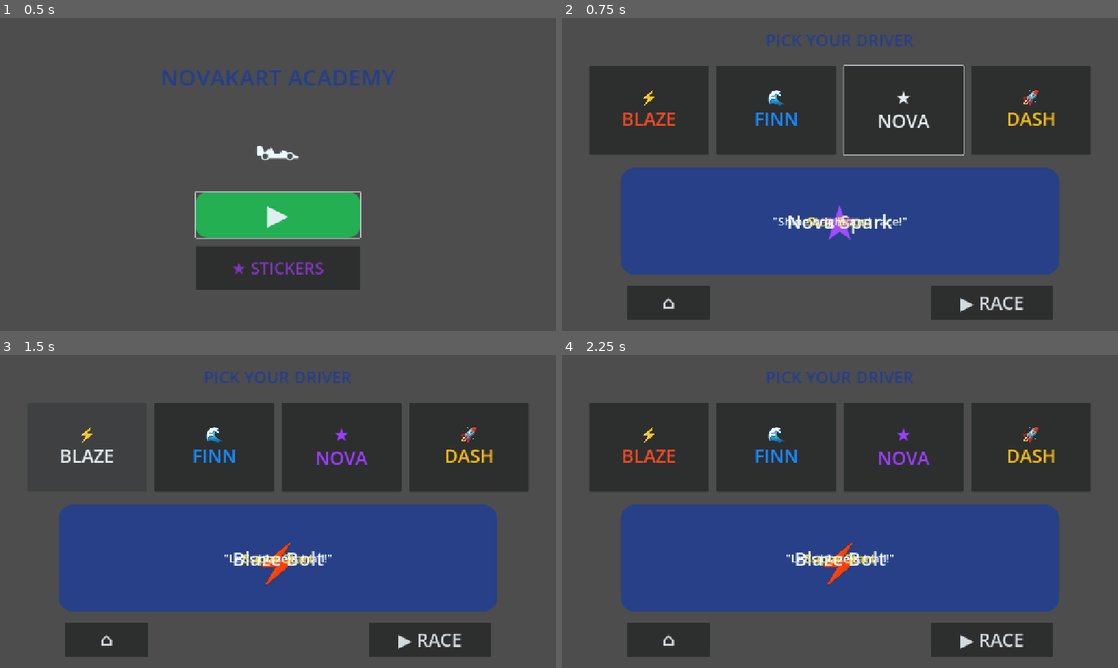
Above: before the commit, frames 1-4 (two rows, left to right).
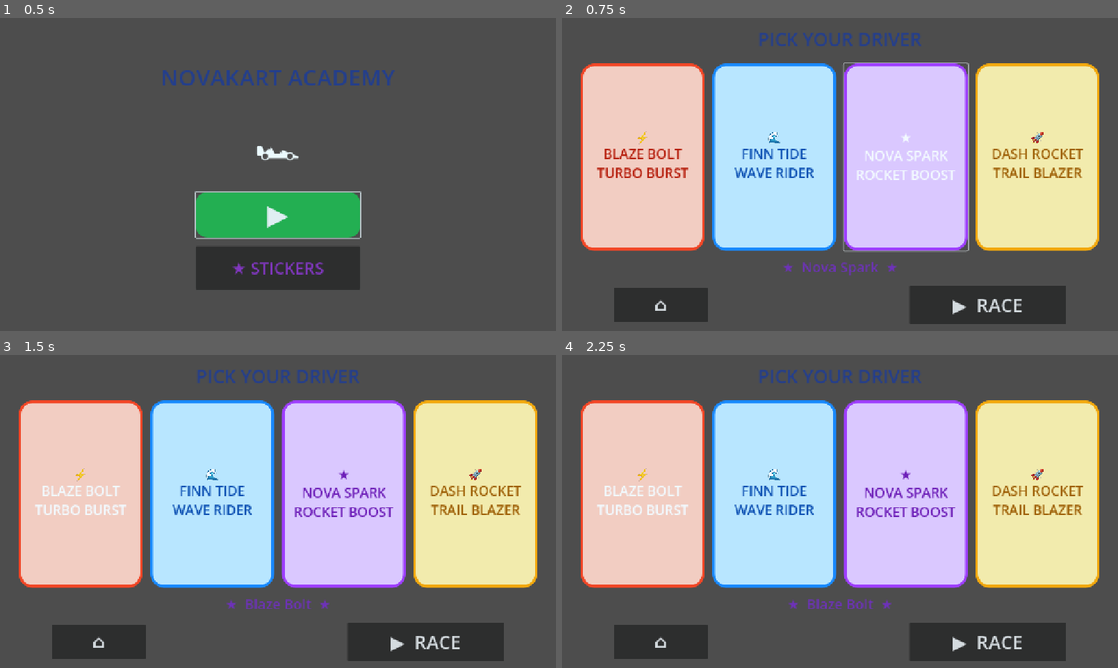
Above: after the commit, the same moments.

Repository: Bparker81597/Novakart-Academy
Game: Godot game, scene res://scenes/main/MainMenu.tscn
Two runs of this game, one before a commit and one after it. Both use one fixed random seed, a clock stepped at 60 frames per second and the inputs below.
Inputs (mouse positions are in pixels of both pictures, inside the frame that each line leads up to):
- Up to frame 1 (0.5 s): no input
- Up to frame 2 (0.75 s): click "▶" at 0.5 s
- Up to frame 3 (1.5 s): click (88, 448) at 1.25 s, where only the run before the commit has a clickable "⚡ BLAZE"
- Up to frame 4 (2.25 s): click (639, 492) at 2 s, where only the run after the commit has a clickable "⚡ BLAZE BOLT TURBO BURST"

Frame 1 is identical in both runs. In frame 2, 63% of the frame differs, in the area x 3-97%, y 4-98%; in frame 3, 63%; in frame 4, 63%.

Commit message:
Refine character select and saved driver HUD

Diff:
--- a/data/characters.json
+++ b/data/characters.json
@@ -4,7 +4,7 @@
       "id": "blaze_bolt",
       "name": "Blaze Bolt",
       "icon": "⚡",
-      "ability": "Super Start",
+      "ability": "Turbo Burst",
       "catchphrase": "Let's blaze a trail!",
       "color": "#ff563d",
       "greeting_audio": ""
@@ -13,7 +13,7 @@
       "id": "finn_tide",
       "name": "Finn Tide",
       "icon": "🌊",
-      "ability": "Smooth Steering",
+      "ability": "Wave Rider",
       "catchphrase": "Ride the wave!",
       "color": "#32a8ff",
       "greeting_audio": ""
@@ -22,7 +22,7 @@
       "id": "nova_spark",
       "name": "Nova Spark",
       "icon": "★",
-      "ability": "Star Boost",
+      "ability": "Rocket Boost",
       "catchphrase": "Shine bright and race!",
       "color": "#a94dff",
       "greeting_audio": ""
@@ -31,7 +31,7 @@
       "id": "dash_rocket",
       "name": "Dash Rocket",
       "icon": "🚀",
-      "ability": "Long Boost",
+      "ability": "Trail Blazer",
       "catchphrase": "Ready, set, zoom!",
       "color": "#ffc928",
       "greeting_audio": ""
--- a/scenes/main/CharacterSelect.tscn
+++ b/scenes/main/CharacterSelect.tscn
@@ -1,13 +1,54 @@
-[gd_scene load_steps=3 format=3]
+[gd_scene load_steps=6 format=3]
 
 [ext_resource path="res://scripts/ui/character_select.gd" type="Script" id="1"]
 
-[sub_resource type="StyleBoxFlat" id="ProfileStyle"]
-bg_color = Color(0.15, 0.25, 0.55, 0.92)
-corner_radius_top_left = 32
-corner_radius_top_right = 32
-corner_radius_bottom_right = 32
-corner_radius_bottom_left = 32
+[sub_resource type="StyleBoxFlat" id="BlazeStyle"]
+bg_color = Color(1, 0.82, 0.76, 1)
+border_width_left = 6
+border_width_top = 6
+border_width_right = 6
+border_width_bottom = 6
+border_color = Color(1, 0.28, 0.15, 1)
+corner_radius_top_left = 30
+corner_radius_top_right = 30
+corner_radius_bottom_right = 30
+corner_radius_bottom_left = 30
+
+[sub_resource type="StyleBoxFlat" id="FinnStyle"]
+bg_color = Color(0.76, 0.92, 1, 1)
+border_width_left = 6
+border_width_top = 6
+border_width_right = 6
+border_width_bottom = 6
+border_color = Color(0.1, 0.55, 1, 1)
+corner_radius_top_left = 30
+corner_radius_top_right = 30
+corner_radius_bottom_right = 30
+corner_radius_bottom_left = 30
+
+[sub_resource type="StyleBoxFlat" id="NovaStyle"]
+bg_color = Color(0.9, 0.8, 1, 1)
+border_width_left = 6
+border_width_top = 6
+border_width_right = 6
+border_width_bottom = 6
+border_color = Color(0.65, 0.25, 1, 1)
+corner_radius_top_left = 30
+corner_radius_top_right = 30
+corner_radius_bottom_right = 30
+corner_radius_bottom_left = 30
+
+[sub_resource type="StyleBoxFlat" id="DashStyle"]
+bg_color = Color(1, 0.94, 0.68, 1)
+border_width_left = 6
+border_width_top = 6
+border_width_right = 6
+border_width_bottom = 6
+border_color = Color(1, 0.67, 0.05, 1)
+corner_radius_top_left = 30
+corner_radius_top_right = 30
+corner_radius_bottom_right = 30
+corner_radius_bottom_left = 30
 
 [node name="CharacterSelect" type="Control"]
 layout_mode = 3
@@ -20,126 +61,95 @@
 script = ExtResource("1")
 
 [node name="Prompt" type="Label" parent="."]
-layout_mode = 1
-anchors_preset = 10
-anchor_right = 1.0
-offset_top = 24.0
+layout_mode = 0
+offset_top = 20.0
+offset_right = 1280.0
 offset_bottom = 82.0
-grow_horizontal = 2
 theme_override_colors/font_color = Color(0.15, 0.25, 0.55, 1)
-theme_override_font_sizes/font_size = 38
+theme_override_font_sizes/font_size = 42
 text = "PICK YOUR DRIVER"
 horizontal_alignment = 1
 
-[node name="Drivers" type="HBoxContainer" parent="."]
+[node name="CharacterCards" type="HBoxContainer" parent="."]
 layout_mode = 0
-offset_left = 45.0
-offset_top = 110.0
-offset_right = 1235.0
-offset_bottom = 315.0
+offset_left = 38.0
+offset_top = 105.0
+offset_right = 1242.0
+offset_bottom = 535.0
 theme_override_constants/separation = 18
 alignment = 1
 
-[node name="Blaze" type="Button" parent="Drivers"]
-custom_minimum_size = Vector2(275, 190)
+[node name="BlazeCard" type="Button" parent="CharacterCards"]
+custom_minimum_size = Vector2(285, 420)
 layout_mode = 2
-theme_override_colors/font_color = Color(1, 0.3, 0.15, 1)
-theme_override_font_sizes/font_size = 42
-text = "⚡\nBLAZE"
+toggle_mode = true
+theme_override_colors/font_color = Color(0.75, 0.12, 0.05, 1)
+theme_override_font_sizes/font_size = 31
+theme_override_styles/normal = SubResource("BlazeStyle")
+theme_override_styles/pressed = SubResource("BlazeStyle")
+text = "⚡\n\nBLAZE BOLT\n\nTURBO BURST"
 
-[node name="Finn" type="Button" parent="Drivers"]
-custom_minimum_size = Vector2(275, 190)
+[node name="FinnCard" type="Button" parent="CharacterCards"]
+custom_minimum_size = Vector2(285, 420)
 layout_mode = 2
-theme_override_colors/font_color = Color(0.1, 0.55, 1, 1)
-theme_override_font_sizes/font_size = 42
-text = "🌊\nFINN"
+toggle_mode = true
+theme_override_colors/font_color = Color(0.05, 0.32, 0.7, 1)
+theme_override_font_sizes/font_size = 31
+theme_override_styles/normal = SubResource("FinnStyle")
+theme_override_styles/pressed = SubResource("FinnStyle")
+text = "🌊\n\nFINN TIDE\n\nWAVE RIDER"
 
-[node name="Nova" type="Button" parent="Drivers"]
-custom_minimum_size = Vector2(275, 190)
+[node name="NovaCard" type="Button" parent="CharacterCards"]
+custom_minimum_size = Vector2(285, 420)
 layout_mode = 2
-theme_override_colors/font_color = Color(0.65, 0.25, 1, 1)
-theme_override_font_sizes/font_size = 42
-text = "★\nNOVA"
+toggle_mode = true
+theme_override_colors/font_color = Color(0.45, 0.12, 0.72, 1)
+theme_override_font_sizes/font_size = 31
+theme_override_styles/normal = SubResource("NovaStyle")
+theme_override_styles/pressed = SubResource("NovaStyle")
+text = "★\n\nNOVA SPARK\n\nROCKET BOOST"
 
-[node name="Dash" type="Button" parent="Drivers"]
-custom_minimum_size = Vector2(275, 190)
+[node name="DashCard" type="Button" parent="CharacterCards"]
+custom_minimum_size = Vector2(285, 420)
 layout_mode = 2
-theme_override_colors/font_color = Color(1, 0.75, 0.1, 1)
-theme_override_font_sizes/font_size = 42
-text = "🚀\nDASH"
+toggle_mode = true
+theme_override_colors/font_color = Color(0.65, 0.38, 0.02, 1)
+theme_override_font_sizes/font_size = 31
+theme_override_styles/normal = SubResource("DashStyle")
+theme_override_styles/pressed = SubResource("DashStyle")
+text = "🚀\n\nDASH ROCKET\n\nTRAIL BLAZER"
 
-[node name="Profile" type="PanelContainer" parent="."]
+[node name="Selected" type="Label" parent="."]
 layout_mode = 0
-offset_left = 135.0
-offset_top = 345.0
-offset_right = 1145.0
-offset_bottom = 590.0
-theme_override_styles/panel = SubResource("ProfileStyle")
-
-[node name="Icon" type="Label" parent="Profile"]
-layout_mode = 0
-offset_left = 30.0
-offset_top = 35.0
-offset_right = 245.0
-offset_bottom = 210.0
-theme_override_font_sizes/font_size = 110
-text = "★"
-horizontal_alignment = 1
-
-[node name="Name" type="Label" parent="Profile"]
-layout_mode = 0
-offset_left = 255.0
-offset_top = 24.0
-offset_right = 970.0
-offset_bottom = 90.0
-theme_override_colors/font_color = Color(1, 1, 1, 1)
-theme_override_font_sizes/font_size = 44
-text = "Nova Spark"
-horizontal_alignment = 1
-
-[node name="Ability" type="Label" parent="Profile"]
-layout_mode = 0
-offset_left = 255.0
-offset_top = 95.0
-offset_right = 970.0
-offset_bottom = 145.0
-theme_override_colors/font_color = Color(1, 0.87, 0.2, 1)
-theme_override_font_sizes/font_size = 30
-text = "Star Boost"
-horizontal_alignment = 1
-
-[node name="Catchphrase" type="Label" parent="Profile"]
-layout_mode = 0
-offset_left = 255.0
-offset_top = 155.0
-offset_right = 970.0
-offset_bottom = 210.0
-theme_override_colors/font_color = Color(1, 1, 1, 1)
-theme_override_font_sizes/font_size = 27
-text = "\"Shine bright and race!\""
+offset_top = 550.0
+offset_right = 1280.0
+offset_bottom = 605.0
+theme_override_colors/font_color = Color(0.45, 0.2, 0.72, 1)
+theme_override_font_sizes/font_size = 32
+text = "★  Nova Spark  ★"
 horizontal_alignment = 1
 
 [node name="Home" type="Button" parent="."]
 layout_mode = 0
-offset_left = 150.0
-offset_top = 615.0
-offset_right = 340.0
-offset_bottom = 695.0
+offset_left = 120.0
+offset_top = 620.0
+offset_right = 335.0
+offset_bottom = 700.0
 theme_override_font_sizes/font_size = 42
 text = "⌂"
 
 [node name="Race" type="Button" parent="."]
 layout_mode = 0
-offset_left = 850.0
+offset_left = 800.0
 offset_top = 615.0
-offset_right = 1130.0
-offset_bottom = 695.0
-theme_override_font_sizes/font_size = 42
-text = "▶ RACE"
+offset_right = 1160.0
+offset_bottom = 705.0
+theme_override_font_sizes/font_size = 43
+text = "▶  RACE"
 
-[connection signal="pressed" from="Drivers/Blaze" to="." method="_select_character" binds=["blaze_bolt"]]
-[connection signal="pressed" from="Drivers/Finn" to="." method="_select_character" binds=["finn_tide"]]
-[connection signal="pressed" from="Drivers/Nova" to="." method="_select_character" binds=["nova_spark"]]
-[connection signal="pressed" from="Drivers/Dash" to="." method="_select_character" binds=["dash_rocket"]]
+[connection signal="pressed" from="CharacterCards/BlazeCard" to="." method="_select_character" binds=["blaze_bolt"]]
+[connection signal="pressed" from="CharacterCards/FinnCard" to="." method="_select_character" binds=["finn_tide"]]
+[connection signal="pressed" from="CharacterCards/NovaCard" to="." method="_select_character" binds=["nova_spark"]]
+[connection signal="pressed" from="CharacterCards/DashCard" to="." method="_select_character" binds=["dash_rocket"]]
 [connection signal="pressed" from="Home" to="." method="_go_home"]
 [connection signal="pressed" from="Race" to="." method="_start_race"]
--- a/scenes/ui/HUD.tscn
+++ b/scenes/ui/HUD.tscn
@@ -24,6 +24,23 @@
 theme_override_font_sizes/font_size = 48
 text = "★  0 / 10"
 
+[node name="CharacterName" type="Label" parent="."]
+layout_mode = 1
+anchors_preset = 10
+anchor_left = 0.5
+anchor_right = 0.5
+offset_left = -240.0
+offset_top = 24.0
+offset_right = 240.0
+offset_bottom = 85.0
+grow_horizontal = 2
+theme_override_colors/font_color = Color(1, 1, 1, 1)
+theme_override_colors/font_outline_color = Color(0.35, 0.12, 0.6, 1)
+theme_override_constants/outline_size = 10
+theme_override_font_sizes/font_size = 38
+text = "NOVA SPARK"
+horizontal_alignment = 1
+
 [node name="DriveHint" type="Label" parent="."]
 layout_mode = 1
 anchors_preset = 12
--- a/scripts/global/game_state.gd
+++ b/scripts/global/game_state.gd
@@ -6,3 +6,6 @@
 
 func reset_race() -> void:
 	nova_stars = 0
+
+func load_saved_character() -> void:
+	selected_character = SaveManager.get_selected_character()
--- a/scripts/global/save_manager.gd
+++ b/scripts/global/save_manager.gd
@@ -6,6 +6,7 @@
 const ALL_CHARACTERS := ["blaze_bolt", "finn_tide", "nova_spark", "dash_rocket"]
 const DEFAULT_PROGRESS := {
 	"unlocked_characters": ALL_CHARACTERS,
+	"selected_character": "nova_spark",
 	"collected_stickers": [],
 	"races_completed": 0,
 	"total_nova_stars": 0,
@@ -36,6 +37,15 @@
 
 func is_character_unlocked(character_id: String) -> bool:
 	return character_id in progress.get("unlocked_characters", [])
+
+func get_selected_character() -> String:
+	return progress.get("selected_character", "nova_spark")
+
+func save_selected_character(character_id: String) -> void:
+	if not is_character_unlocked(character_id):
+		return
+	progress["selected_character"] = character_id
+	save_progress()
 
 func unlock_character(character_id: String) -> bool:
 	var unlocked: Array = progress.get("unlocked_characters", [])
--- a/scripts/player/kart_controller.gd
+++ b/scripts/player/kart_controller.gd
@@ -14,6 +14,7 @@
 var current_speed: float = 0.0
 
 func _ready() -> void:
+	GameState.load_saved_character()
 	var colors := {
 		"blaze_bolt": Color("ff563d"),
 		"finn_tide": Color("32a8ff"),
--- a/scripts/race/race_manager.gd
+++ b/scripts/race/race_manager.gd
@@ -8,9 +8,11 @@
 @onready var victory_screen: VictoryScreen = $VictoryScreen
 
 func _ready() -> void:
+	GameState.load_saved_character()
 	GameState.reset_race()
 	player.nova_star_collected.connect(_on_nova_star_collected)
 	$FinishLine.race_finished.connect(_on_race_finished)
+	hud.set_character_name(ContentCatalog.get_character(GameState.selected_character).get("name", "Nova Spark"))
 	hud.set_star_count(0, TOTAL_STARS)
 
 func _on_nova_star_collected() -> void:
--- a/scripts/tests/sprint2_check.gd
+++ b/scripts/tests/sprint2_check.gd
@@ -10,11 +10,20 @@
 		var profile: Dictionary = content_catalog.get_character(character_id)
 		for key: String in ["name", "icon", "ability", "catchphrase"]:
 			assert(profile.has(key), "%s is missing %s" % [character_id, key])
-	for key: String in ["unlocked_characters", "collected_stickers", "races_completed", "total_nova_stars", "best_nova_stars"]:
+	var expected_abilities := {
+		"blaze_bolt": "Turbo Burst",
+		"finn_tide": "Wave Rider",
+		"nova_spark": "Rocket Boost",
+		"dash_rocket": "Trail Blazer",
+	}
+	for character_id: String in expected_abilities:
+		assert(content_catalog.get_character(character_id).ability == expected_abilities[character_id], "Wrong ability for %s" % character_id)
+	for key: String in ["unlocked_characters", "selected_character", "collected_stickers", "races_completed", "total_nova_stars", "best_nova_stars"]:
 		assert(save_manager.progress.has(key), "Save progress is missing %s" % key)
 	for scene_path: String in [
 		"res://scenes/main/CharacterSelect.tscn",
 		"res://scenes/main/StickerBook.tscn",
+		"res://scenes/race/RaceScene.tscn",
 		"res://scenes/ui/VictoryScreen.tscn",
 	]:
 		var scene: PackedScene = load(scene_path)
@@ -27,6 +36,9 @@
 			instance.show_victory(7, 10, reward_ids)
 			await process_frame
 			assert(instance.visible, "Victory screen did not become visible.")
+		if scene_path.ends_with("RaceScene.tscn"):
+			var saved_profile: Dictionary = content_catalog.get_character(save_manager.get_selected_character())
+			assert(instance.get_node("HUD/CharacterName").text == saved_profile.name.to_upper(), "HUD did not show selected character.")
 		instance.queue_free()
 		await process_frame
 	print("Sprint 2 content, save, and UI checks passed.")
--- a/scripts/ui/character_select.gd
+++ b/scripts/ui/character_select.gd
@@ -6,39 +6,42 @@
 var selected_character_id := "nova_spark"
 
 func _ready() -> void:
+	selected_character_id = SaveManager.get_selected_character()
 	for character_id: String in CHARACTER_IDS:
-		var button: Button = get_node("Drivers/%s" % _button_name(character_id))
-		button.disabled = not SaveManager.is_character_unlocked(character_id)
-	_show_profile(selected_character_id, false)
-	$Drivers/Nova.grab_focus()
+		var card: Button = get_node("CharacterCards/%s" % _card_name(character_id))
+		card.disabled = not SaveManager.is_character_unlocked(character_id)
+	_update_selection(false)
+	get_node("CharacterCards/%s" % _card_name(selected_character_id)).grab_focus()
 
 func _select_character(character_id: String) -> void:
 	if not SaveManager.is_character_unlocked(character_id):
 		return
 	selected_character_id = character_id
-	_show_profile(character_id, true)
+	SaveManager.save_selected_character(character_id)
+	GameState.selected_character = character_id
+	_update_selection(true)
 
-func _show_profile(character_id: String, play_greeting: bool) -> void:
-	var profile := ContentCatalog.get_character(character_id)
-	$Profile/Icon.text = profile.get("icon", "★")
-	$Profile/Name.text = profile.get("name", "Nova Spark")
-	$Profile/Ability.text = profile.get("ability", "")
-	$Profile/Catchphrase.text = "\"%s\"" % profile.get("catchphrase", "")
-	$Profile/Icon.modulate = Color(profile.get("color", "#a94dff"))
+func _update_selection(play_greeting: bool) -> void:
+	var selected_profile := ContentCatalog.get_character(selected_character_id)
+	for character_id: String in CHARACTER_IDS:
+		var card: Button = get_node("CharacterCards/%s" % _card_name(character_id))
+		card.button_pressed = character_id == selected_character_id
+	$Selected.text = "★  %s  ★" % selected_profile.get("name", "Nova Spark")
 	if play_greeting:
-		AudioManager.play_character_greeting(character_id)
+		AudioManager.play_character_greeting(selected_character_id)
 
 func _start_race() -> void:
+	SaveManager.save_selected_character(selected_character_id)
 	GameState.selected_character = selected_character_id
 	get_tree().change_scene_to_file("res://scenes/race/RaceScene.tscn")
 
 func _go_home() -> void:
 	get_tree().change_scene_to_file("res://scenes/main/MainMenu.tscn")
 
-func _button_name(character_id: String) -> String:
+func _card_name(character_id: String) -> String:
 	return {
-		"blaze_bolt": "Blaze",
-		"finn_tide": "Finn",
-		"nova_spark": "Nova",
-		"dash_rocket": "Dash",
-	}.get(character_id, "Nova")
+		"blaze_bolt": "BlazeCard",
+		"finn_tide": "FinnCard",
+		"nova_spark": "NovaCard",
+		"dash_rocket": "DashCard",
+	}.get(character_id, "NovaCard")
--- a/scripts/ui/hud.gd
+++ b/scripts/ui/hud.gd
@@ -1,5 +1,8 @@
 class_name RaceHUD
 extends Control
 
+func set_character_name(character_name: String) -> void:
+	$CharacterName.text = character_name.to_upper()
+
 func set_star_count(value: int, total: int) -> void:
 	$StarCount.text = "★  %d / %d" % [max(value, 0), total]
Not shown, changed: README.md
Not shown, changed: docs/GDD.md
